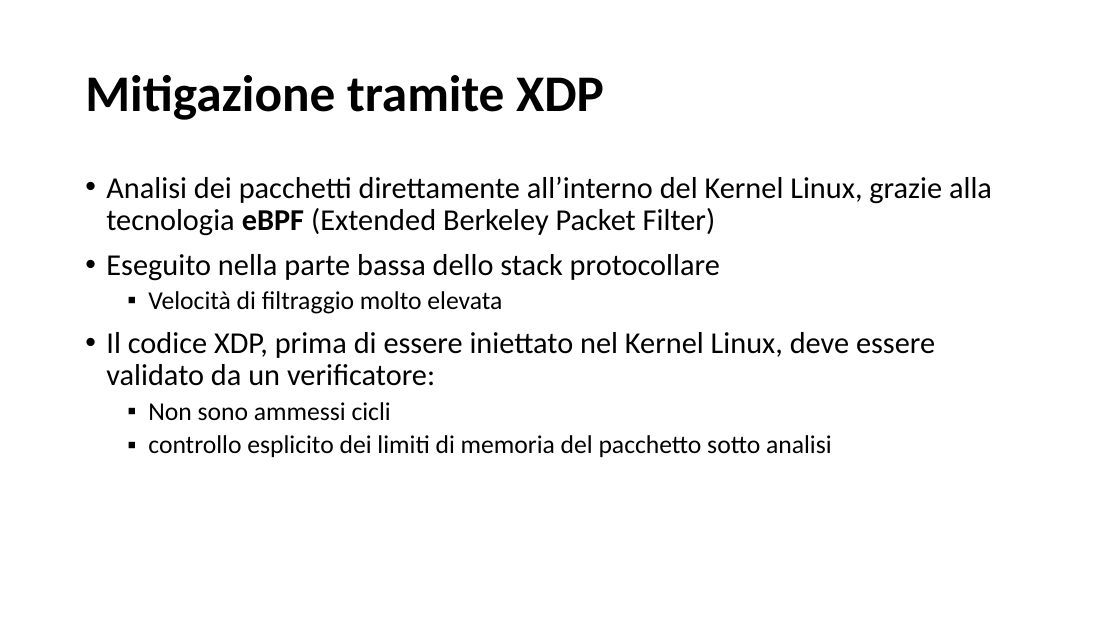
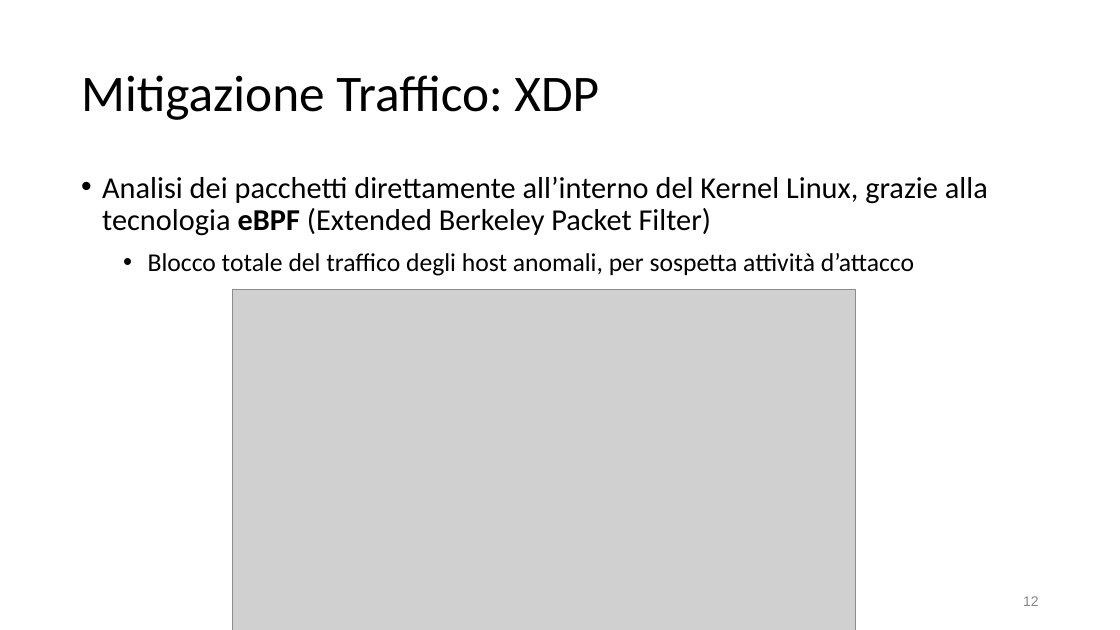
Before and after one commit to SalvatoreCostantino/Network-Time-Series-Analyzer, a slide deck: slide 12 of Tesi/slide tesi.pptx (slide 16 before the commit). Drawn at 1120x630 pixels with LibreOffice and Linux fonts; fonts in the diff are those of the drawing; grey boxes stand for pictures. Boxes give left, top, right and bottom in pixels: in the first picture for what was removed or moved away, otherwise in the second. Text is boxed around its words. In the diff, an @@ line names an element or a change of style, - is before the commit and + after.

```diff
--- a/Tesi/slide tesi.pptx
+++ b/Tesi/slide tesi.pptx
@@ title at (81,75,599,120): text changed; bold off @@
-Mitigazione tramite XDP
+Mitigazione Traffico: XDP
@@ text at (148,253,914,276): text changed; size 26 to 22 pt @@
-• Eseguito nella parte bassa dello stack protocollare
-  ▪ Velocità di filtraggio molto elevata
-• Il codice XDP, prima di essere iniettato nel Kernel Linux, deve essere validato da un verificatore:
-  ▪ Non sono ammessi cicli
-  ▪ controllo esplicito dei limiti di memoria del pacchetto sotto analisi
+  • Blocco totale del traffico degli host anomali, per sospetta attività d’attacco
@@ picture added at (232,289,855,630) @@
@@ page number added at (1023,596,1039,606), 12 pt, text #888888 @@
+12
```
Also in this commit, not shown: 18 other slides changed, 6 slides added, 19 slides removed, 9 other files.
